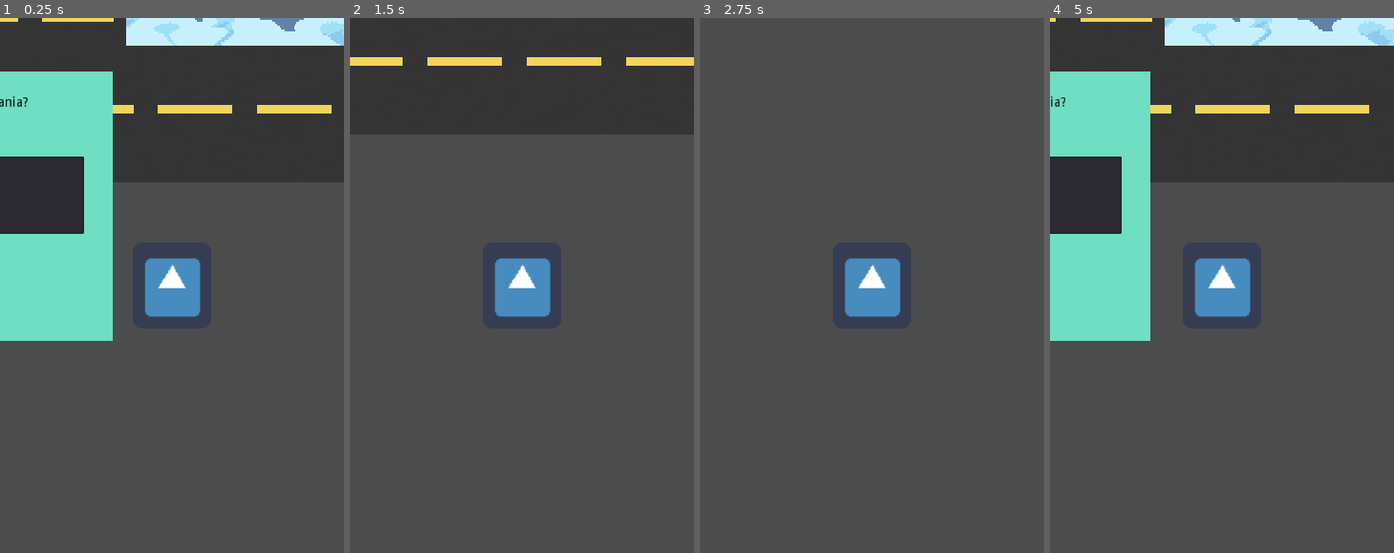
Above: before the commit, frames 1-4 (left to right).
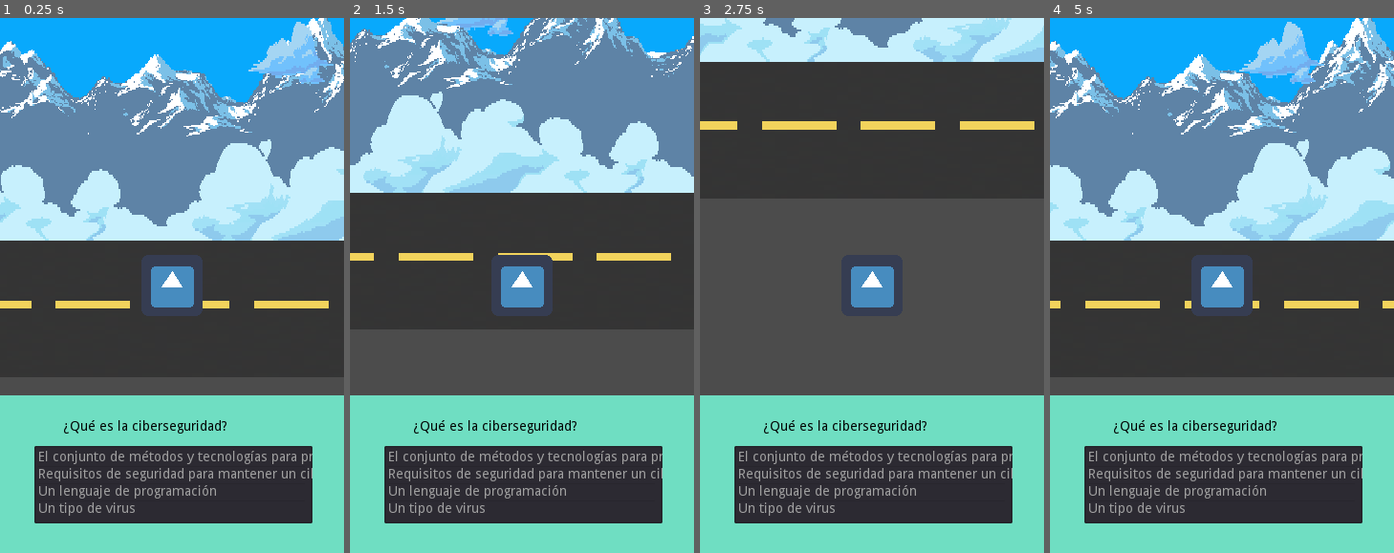
Above: after the commit, the same moments.

Repository: nicolasRuarte/masterclass-plan-b
Game: Godot game, scene res://Escenas/test.tscn
Two runs of this game, one before a commit and one after it. Both use one fixed random seed, a clock stepped at 60 frames per second and the inputs below. The engine's default icon, where the game draws it, is replaced by a stand-in: a white triangle on a blue panel in a dark square.
Inputs:
- Up to frame 1 (0.25 s): no input
- Up to frame 2 (1.5 s): tap Enter at 0.5 s; hold Right (ui_right) 0.53-1.28 s; hold Down (ui_down) from 1.28 s (still down)
- Up to frame 3 (2.75 s): release Down (ui_down) at 2.03 s; hold Right (ui_right) from 2.03 s (still down)
- Up to frame 4 (5 s): release Right (ui_right) at 2.78 s; hold Up (ui_up) 2.78-3.53 s; hold Left (ui_left) from 3.53 s (still down)

The runs differ from the first frame. In frame 1, 79% of the frame differs, in the area x 0-100%, y 0-100%; in frame 2, 65%; in frame 3, 39%; in frame 4, 79%.

Commit message:
Agregando sistema de detectar respuestas correctas

Diff:
--- a/Escenas/Parallax.tscn
+++ b/Escenas/Parallax.tscn
@@ -1,8 +1,7 @@
-[gd_scene load_steps=7 format=2]
+[gd_scene load_steps=6 format=2]
 
 [ext_resource path="res://Sprites/Glacial-mountains-parallax-background_vnitti/Layers/glacial_mountains.png" type="Texture" id=1]
 [ext_resource path="res://Sprites/Glacial-mountains-parallax-background_vnitti/Layers/sky.png" type="Texture" id=2]
-[ext_resource path="res://Escenas/jugador.tscn" type="PackedScene" id=3]
 [ext_resource path="res://Sprites/Glacial-mountains-parallax-background_vnitti/Layers/clouds_mg_1.png" type="Texture" id=4]
 [ext_resource path="res://Sprites/Glacial-mountains-parallax-background_vnitti/Layers/cloud_lonely.png" type="Texture" id=5]
 [ext_resource path="res://Sprites/Calle.png" type="Texture" id=6]
@@ -21,6 +20,7 @@
 centered = false
 
 [node name="Montañas" type="ParallaxLayer" parent="ParallaxBackground"]
+motion_scale = Vector2( 0.5, 1 )
 motion_mirroring = Vector2( 491.207, 0 )
 
 [node name="Sprite2D" type="Sprite" parent="ParallaxBackground/Montañas"]
@@ -39,6 +39,7 @@
 centered = false
 
 [node name="nubeSola" type="ParallaxLayer" parent="ParallaxBackground"]
+motion_scale = Vector2( 5, 1 )
 motion_mirroring = Vector2( 768, 0 )
 
 [node name="Sprite2D" type="Sprite" parent="ParallaxBackground/nubeSola"]
@@ -48,6 +49,7 @@
 centered = false
 
 [node name="calle" type="ParallaxLayer" parent="ParallaxBackground"]
+motion_scale = Vector2( 10, 1 )
 motion_mirroring = Vector2( 415, 0 )
 
 [node name="Sprite2D" type="Sprite" parent="ParallaxBackground/calle"]
@@ -55,6 +57,3 @@
 scale = Vector2( 6.5, 2.23437 )
 texture = ExtResource( 6 )
 centered = false
-
-[node name="jugador" parent="." instance=ExtResource( 3 )]
-position = Vector2( 182, 282 )
--- a/Escenas/Scripts/preguntas-respuestas.gd
+++ b/Escenas/Scripts/preguntas-respuestas.gd
@@ -2,6 +2,7 @@
 
 export var preguntasRespuestas = {
 	0: {
+		"id": 0,
 		"pregunta": "¿Qué tipo de ciberataque es el phishing?",
 		"opciones": [
 			"Malware",
@@ -13,6 +14,7 @@
 	},
 
 	1: {
+		"id": 1,
 		"pregunta": "¿Qué tipo de ciberataque es un troyano?",
 		"opciones": [
 			"Inyección de código",
@@ -24,6 +26,7 @@
 	},
 
 	2: {
+		"id": 2,
 		"pregunta": "¿Qué es la ciberseguridad?",
 		"opciones": [
 			"El conjunto de métodos y tecnologías para proteger la información",
@@ -35,6 +38,7 @@
 	},
 
 	3: {
+		"id": 3,
 		"pregunta": "¿Para qué nos sirve la ciberseguridad?",
 		"opciones": [
 			"Para proteger nuestra información",
@@ -46,6 +50,7 @@
 	},
 
 	4: {
+		"id": 4,
 		"pregunta": "¿Con qué deben empezar los links para comprobar que son páginas seguras?",
 		"opciones": [
 			"www.",
@@ -57,6 +62,7 @@
 	},
 
 	5: {
+		"id": 5,
 		"pregunta": "¿Cuál es la función de las VPN?",
 		"opciones": [
 			"Encriptar contraseñas",
@@ -68,6 +74,7 @@
 	},
 
 	6: {
+		"id": 6,
 		"pregunta": "¿Cuál de estos NO es un malware?",
 		"opciones": [
 			"Abandonware",
@@ -78,26 +85,5 @@
 		"correcta": 0
 	},
 
-	7: {
-		"pregunta": "",
-		"opciones": [
-			"",
-			"",
-			"",
-			""
-		],
-		"correcta": 0
-	},
-
-	8: {
-		"pregunta": "",
-		"opciones": [
-			"",
-			"",
-			"",
-			""
-		],
-		"correcta": 0
-	},
 
 }
--- a/Escenas/test.gd
+++ b/Escenas/test.gd
@@ -1,14 +1,68 @@
 extends Control
-onready var pregunta = get_node("ColorRect/Pregunta")
-onready var opciones = get_node("opciones")
-onready var nodoDatos = get_node("datos")
+onready var pregunta = get_node("IU/ColorRect/Pregunta")
+onready var opciones = get_node("IU/opciones")
+onready var nodoDatos
+onready var demoraRespuesta := get_node("DemoraRespuesta")
 
-const cantidadPreguntas := 50
+const cantidadPreguntas := 6
+var datos
+
+export var velocidadJugador = Vector2(10, 0)
+var rachaRespuestasCorrectas := 0
+var jugadorRespondio := false
+var ordenPreguntas := []
+var numeroPregunta := 0
 
 func _ready():
-	print(nodoDatos.preguntasRespuestas[0]["pregunta"])
+	randomize()
+	nodoDatos = get_node("datos")
+	datos = nodoDatos.preguntasRespuestas
+
+	#Aleatorizando el orden de las preguntas al comenzar el juego
+	for i in range(0, cantidadPreguntas):
+		ordenPreguntas.append(datos[i]["id"])
+	ordenPreguntas.shuffle()
+	print("Orden de las preguntas: ", ordenPreguntas)
+
+	cargar_preguntas_y_respuestas(ordenPreguntas[0])
+
+func _on_ItemList_item_selected(index):
+	if (esRespuestaCorrecta(numeroPregunta, index)):
+		rachaRespuestasCorrectas += 1
+		velocidadJugador.x += 30
+		demoraRespuesta.start()
+	else:
+		rachaRespuestasCorrectas = 0
+		velocidadJugador.x -= 15
+		demoraRespuesta.start()
+
+	numeroPregunta += 1
+	print("numeroPregunta: ", numeroPregunta)
+
+func cargar_preguntas_y_respuestas(idPregunta : int):
+	pregunta.text = datos[idPregunta]["pregunta"]
+
+	if (numeroPregunta == 0):
+		var respuestas = datos[idPregunta]["opciones"]
+		for i in range(0, 4):
+			opciones.add_item(respuestas[i])
+
+	else:
+		opciones.clear()
+		var respuestas = datos[idPregunta]["opciones"]
+		for i in range(0, 4):
+			opciones.add_item(respuestas[i])
 
 
-func _on_ItemList_item_selected(index):
-	print("Item seleccionado: ", index)
-	print("Items: ", opciones.items)
+
+func esRespuestaCorrecta(numeroPregunta : int, index):
+	var respuestaCorrecta = datos[ordenPreguntas[numeroPregunta]]["correcta"]
+	if (index == respuestaCorrecta):
+		opciones.set_item_custom_bg_color(index, Color(0, 0, 0))
+		return true
+	else:
+		return false
+
+
+func _on_DemoraRespuesta_timeout():
+	cargar_preguntas_y_respuestas(numeroPregunta)
--- a/Escenas/test.tscn
+++ b/Escenas/test.tscn
@@ -1,20 +1,9 @@
-[gd_scene load_steps=10 format=2]
+[gd_scene load_steps=5 format=2]
 
-[ext_resource path="res://Sprites/Calle.png" type="Texture" id=1]
 [ext_resource path="res://Escenas/test.gd" type="Script" id=2]
 [ext_resource path="res://Escenas/Scripts/preguntas-respuestas.gd" type="Script" id=3]
-[ext_resource path="res://Sprites/Glacial-mountains-parallax-background_vnitti/Layers/clouds_mg_1.png" type="Texture" id=4]
-[ext_resource path="res://Sprites/Glacial-mountains-parallax-background_vnitti/Layers/glacial_mountains.png" type="Texture" id=5]
-[ext_resource path="res://Sprites/Glacial-mountains-parallax-background_vnitti/Layers/sky.png" type="Texture" id=6]
-[ext_resource path="res://Sprites/Glacial-mountains-parallax-background_vnitti/Layers/cloud_lonely.png" type="Texture" id=7]
 [ext_resource path="res://Escenas/Parallax.tscn" type="PackedScene" id=8]
-
-[sub_resource type="Theme" id=1]
-ItemList/colors/font_color = Color( 1, 1, 1, 1 )
-ItemList/colors/font_color_selected = Color( 1, 0, 0, 1 )
-ItemList/constants/hseparation = 8
-ItemList/constants/line_separation = 10
-ItemList/styles/bg = null
+[ext_resource path="res://Escenas/jugador.tscn" type="PackedScene" id=9]
 
 [node name="test" type="Control"]
 script = ExtResource( 2 )
@@ -22,57 +11,46 @@
 [node name="datos" type="Node" parent="."]
 script = ExtResource( 3 )
 
-[node name="ColorRect" type="ColorRect" parent="."]
-margin_top = 280.0
-margin_right = 366.0
-margin_bottom = 563.0
+[node name="IU" type="CanvasLayer" parent="."]
+
+[node name="ColorRect" type="ColorRect" parent="IU"]
+margin_left = -8.0
+margin_top = 395.0
+margin_right = 370.0
+margin_bottom = 678.0
 color = Color( 0.435, 0.87, 0.76125, 1 )
 
-[node name="Pregunta" type="Label" parent="ColorRect"]
+[node name="Pregunta" type="Label" parent="IU/ColorRect"]
 margin_left = 75.0
-margin_top = 27.0
+margin_top = 26.0
 margin_right = 278.0
-margin_bottom = 41.0
+margin_bottom = 40.0
 custom_colors/font_color = Color( 0, 0, 0, 1 )
 text = "¿Cuál es la capital de Alemania?"
 
-[node name="opciones" type="ItemList" parent="."]
+[node name="opciones" type="ItemList" parent="IU"]
 anchor_left = 0.5
 anchor_top = 0.5
 anchor_right = 0.5
 anchor_bottom = 0.5
-margin_left = 45.0
-margin_top = 370.0
-margin_right = 336.0
-margin_bottom = 451.0
-theme = SubResource( 1 )
-
-[node name="Fondo" type="Sprite" parent="."]
-visible = false
-position = Vector2( 195, 107 )
-scale = Vector2( 1.28125, 1.41204 )
-texture = ExtResource( 6 )
-
-[node name="montaña" type="Sprite" parent="Fondo"]
-texture = ExtResource( 5 )
-
-[node name="nubes" type="Sprite" parent="Fondo"]
-position = Vector2( 0.390249, -60.0197 )
-scale = Vector2( 0.997968, 0.991803 )
-texture = ExtResource( 4 )
-
-[node name="nubesSola" type="Sprite" parent="Fondo"]
-position = Vector2( -1.56098, 2.12458 )
-scale = Vector2( 0.997968, 0.991803 )
-texture = ExtResource( 7 )
-
-[node name="Calle" type="Sprite" parent="."]
-position = Vector2( 179, 229 )
-scale = Vector2( 6.28906, 1.64648 )
-texture = ExtResource( 1 )
+margin_left = -144.0
+margin_top = 168.0
+margin_right = 147.0
+margin_bottom = 249.0
 
 [node name="Parallax" parent="." instance=ExtResource( 8 )]
-position = Vector2( 195, 107 )
+position = Vector2( 0, 9 )
 scale = Vector2( 1.28125, 1.41204 )
 
-[connection signal="item_selected" from="opciones" to="." method="_on_ItemList_item_selected"]
+[node name="jugador" parent="." instance=ExtResource( 9 )]
+position = Vector2( 178, 301 )
+
+[node name="DemoraRespuesta" type="Timer" parent="."]
+wait_time = 1.5
+one_shot = true
+__meta__ = {
+"_editor_description_": "Temporizador para establecer una demora entre que el jugador termina de responder la pregunta y se cargue la siguiente"
+}
+
+[connection signal="item_selected" from="IU/opciones" to="." method="_on_ItemList_item_selected"]
+[connection signal="timeout" from="DemoraRespuesta" to="." method="_on_DemoraRespuesta_timeout"]
--- a/project.godot
+++ b/project.godot
@@ -38,4 +38,3 @@
 quality/driver/driver_name="GLES2"
 vram_compression/import_etc=true
 vram_compression/import_etc2=false
-environment/default_environment="res://default_env.tres"
